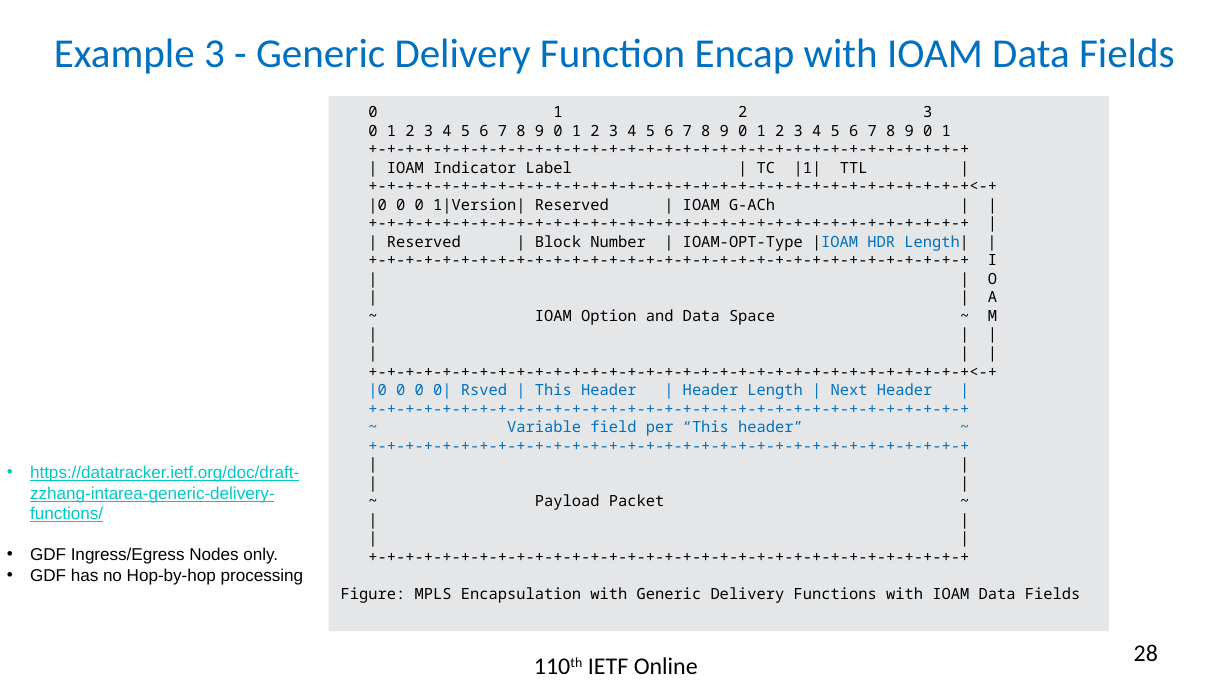
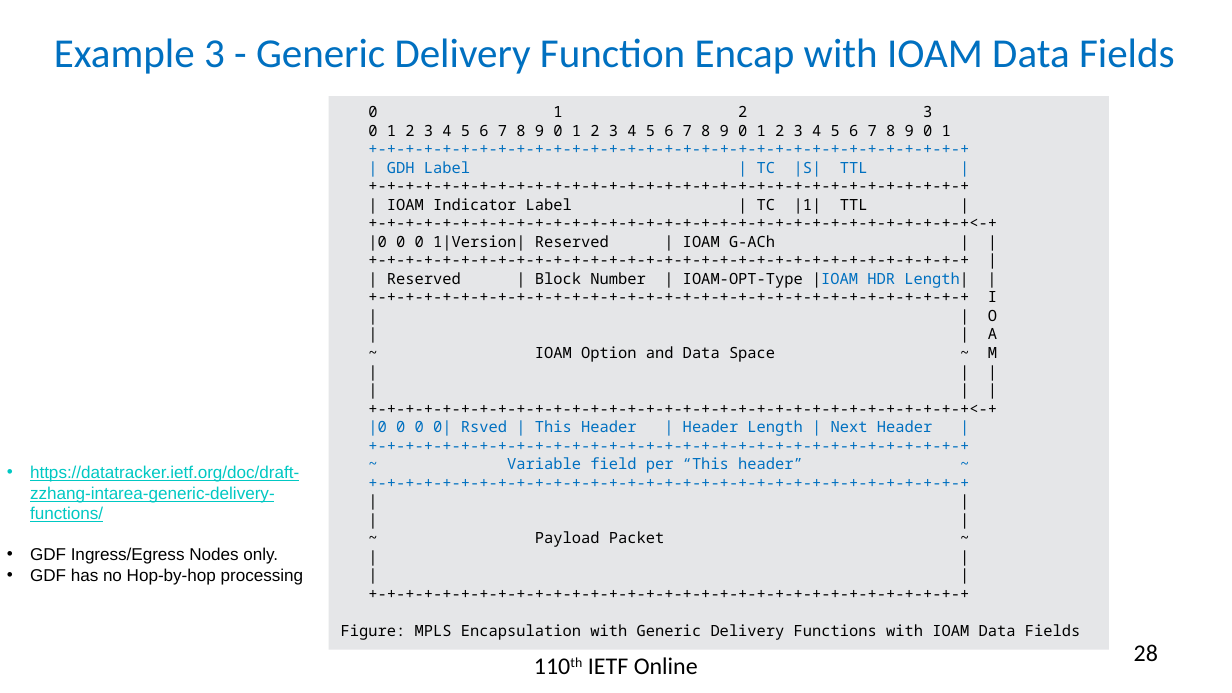
Before and after one commit to rakgandhi/ietf-slides, a slide deck: slide 28 of draft-gandhi-mpls-ioam-sr-06.pptx. Drawn at 1232x693 pixels with LibreOffice and Linux fonts; fonts in the diff are those of the drawing. Boxes give left, top, right and bottom in pixels: in the first picture for what was removed or moved away, otherwise in the second. Text is boxed around its words. In the diff, an @@ line names an element or a change of style, - is before the commit and + after.

```diff
--- a/draft-gandhi-mpls-ioam-sr-06.pptx
+++ b/draft-gandhi-mpls-ioam-sr-06.pptx
@@ rectangle "0 1 2 3": place and size @@
-rectangle "0 1 2 3" at [329, 96, 1109, 631]
+rectangle "0 1 2 3" at [329, 96, 1109, 649]
@@ text in rectangle at [387, 161, 868, 177]: paragraphs added @@
++-+-+-+-+-+-+-+-+-+-+-+-+-+-+-+-+-+-+-+-+-+-+-+-+-+-+-+-+-+-+-+-+
+| GDH Label | TC |S| TTL |
```
Also in this commit, not shown: 5 other slides changed, 1 other file.
